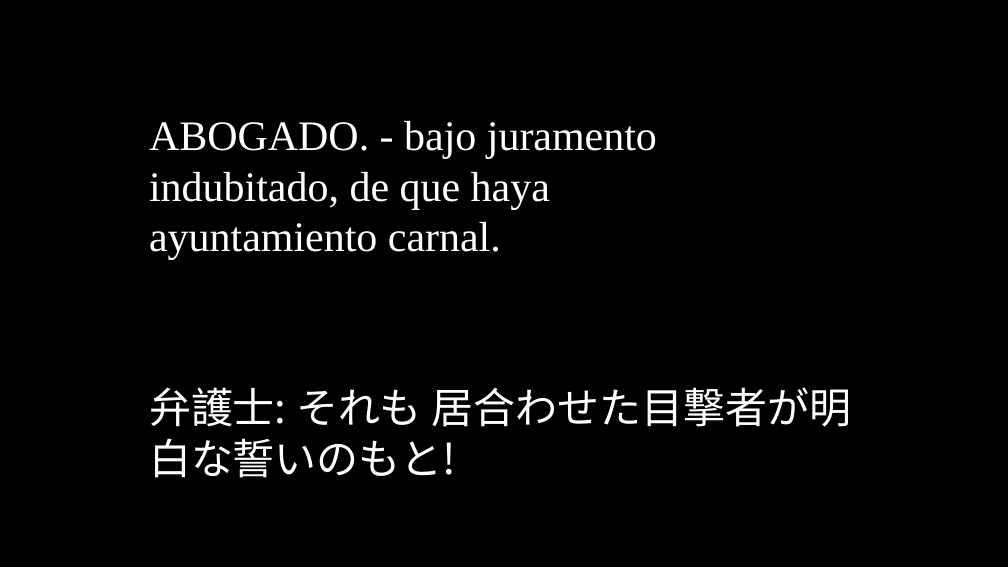
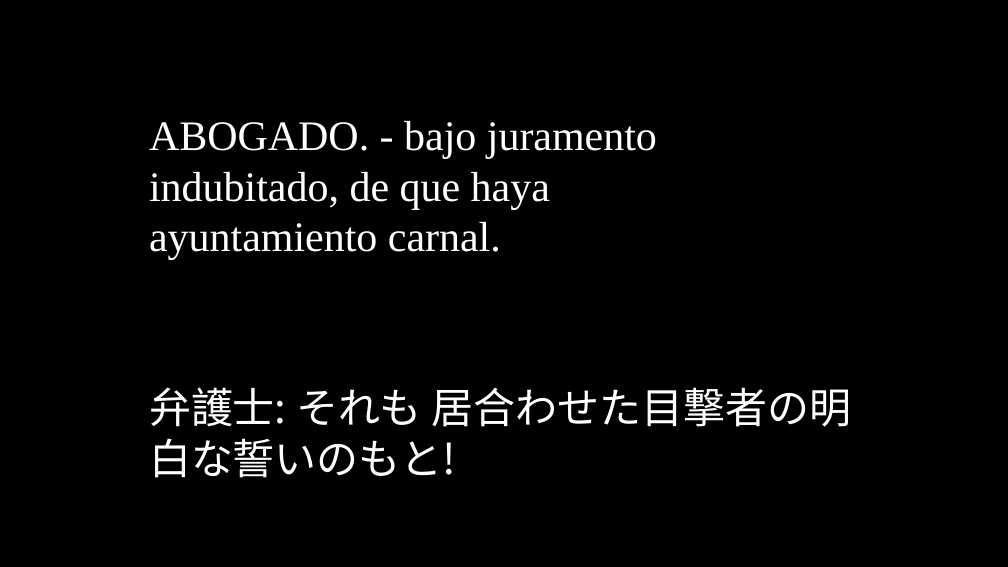
Before and after one commit to oulcggc/lang-drama-caption, a slide deck: slide 76 of complete-cap.pptx. Drawn at 1008x567 pixels with LibreOffice and Linux fonts; fonts in the diff are those of the drawing. Boxes give left, top, right and bottom in pixels: in the first picture for what was removed or moved away, otherwise in the second. Text is boxed around its words. In the diff, an @@ line names an element or a change of style, - is before the commit and + after.

```diff
--- a/complete-cap.pptx
+++ b/complete-cap.pptx
@@ text at (x1=149, y1=387, x2=851, y2=478): text changed @@
-弁護士: それも 居合わせた目撃者が明白な誓いのもと!
+弁護士: それも 居合わせた目撃者の明白な誓いのもと!
```
Also in this commit, not shown: 10 other slides changed.
